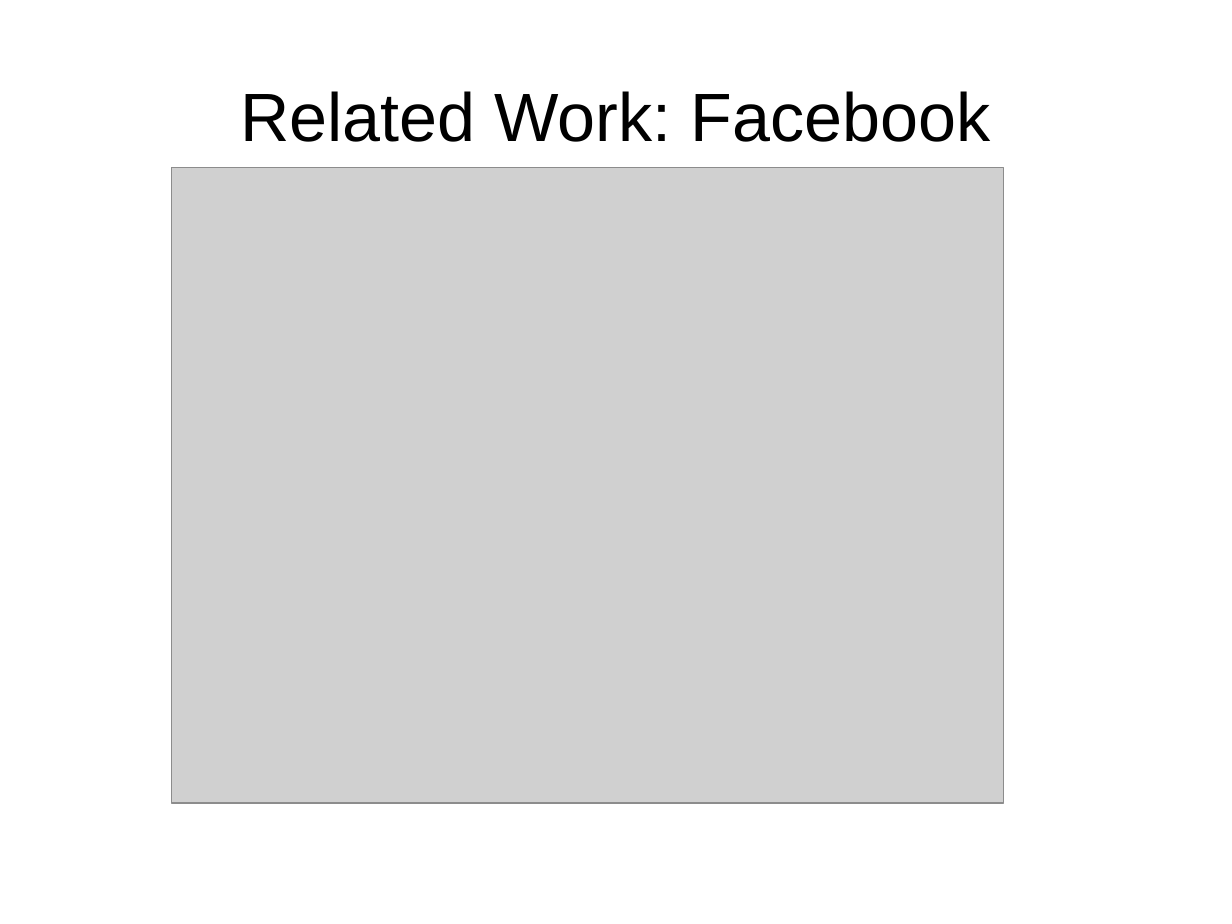
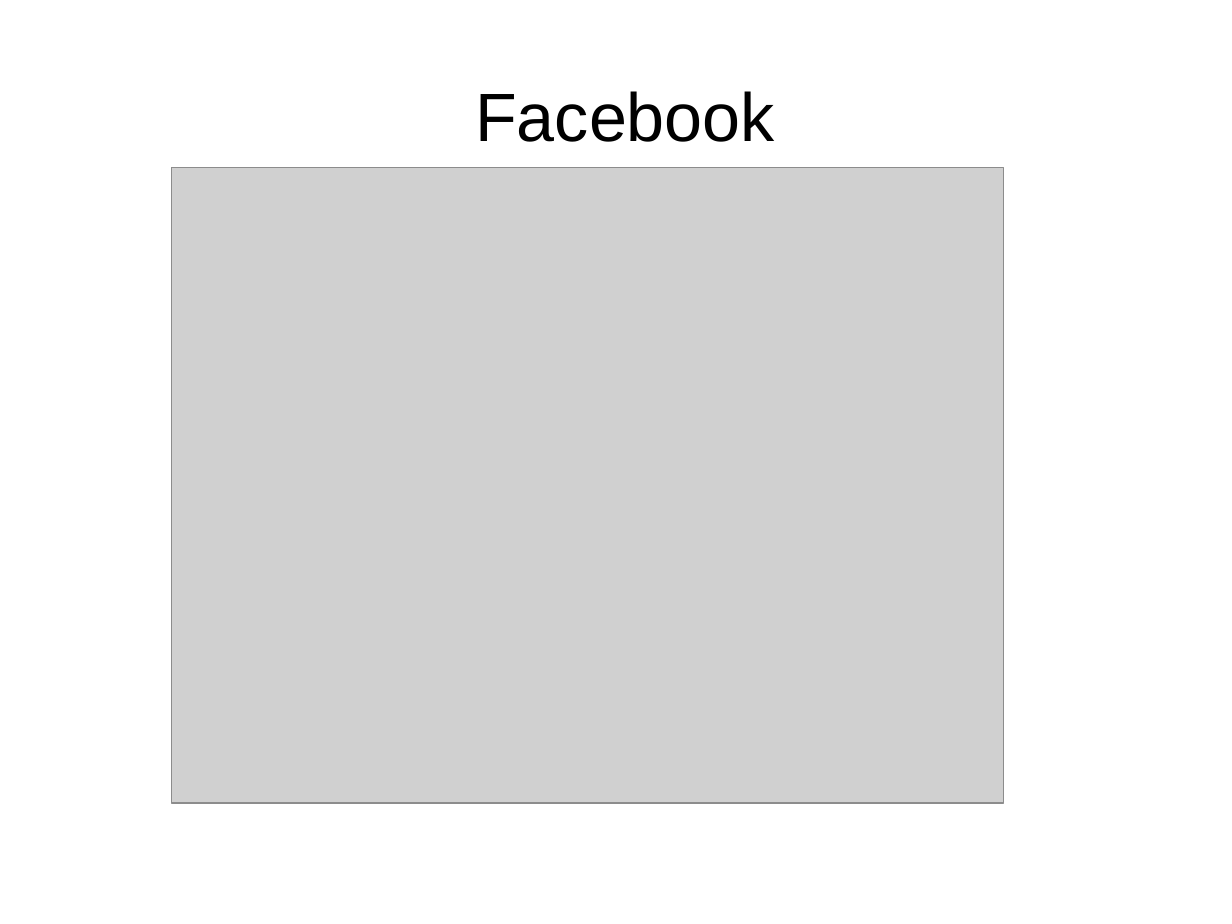
Before and after one commit to pushparajxa/Thesis-Presentation, a slide deck: slide 5 of Final_Presentation.odp (slide 9 before the commit). Drawn at 1232x924 pixels with LibreOffice and Linux fonts; fonts in the diff are those of the drawing; grey boxes stand for pictures. Boxes give left, top, right and bottom in pixels: in the first picture for what was removed or moved away, otherwise in the second. Text is boxed around its words. In the diff, an @@ line names an element or a change of style, - is before the commit and + after.

```diff
--- a/Final_Presentation.odp
+++ b/Final_Presentation.odp
@@ title at <box>475,91,775,142</box>: text changed @@
-Related Work: Facebook
+Facebook
```
Also in this commit, not shown: 16 other slides changed, 5 slides added, 22 slides removed, 5 other files.
